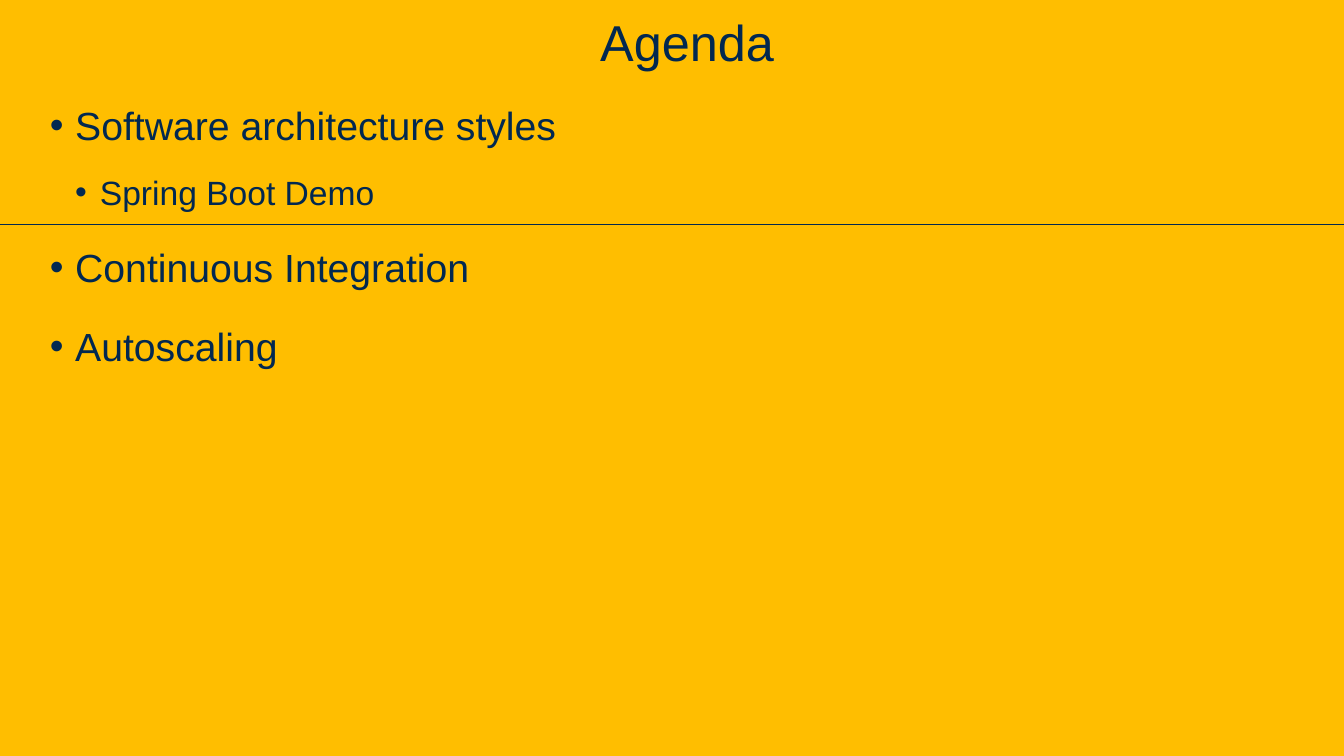
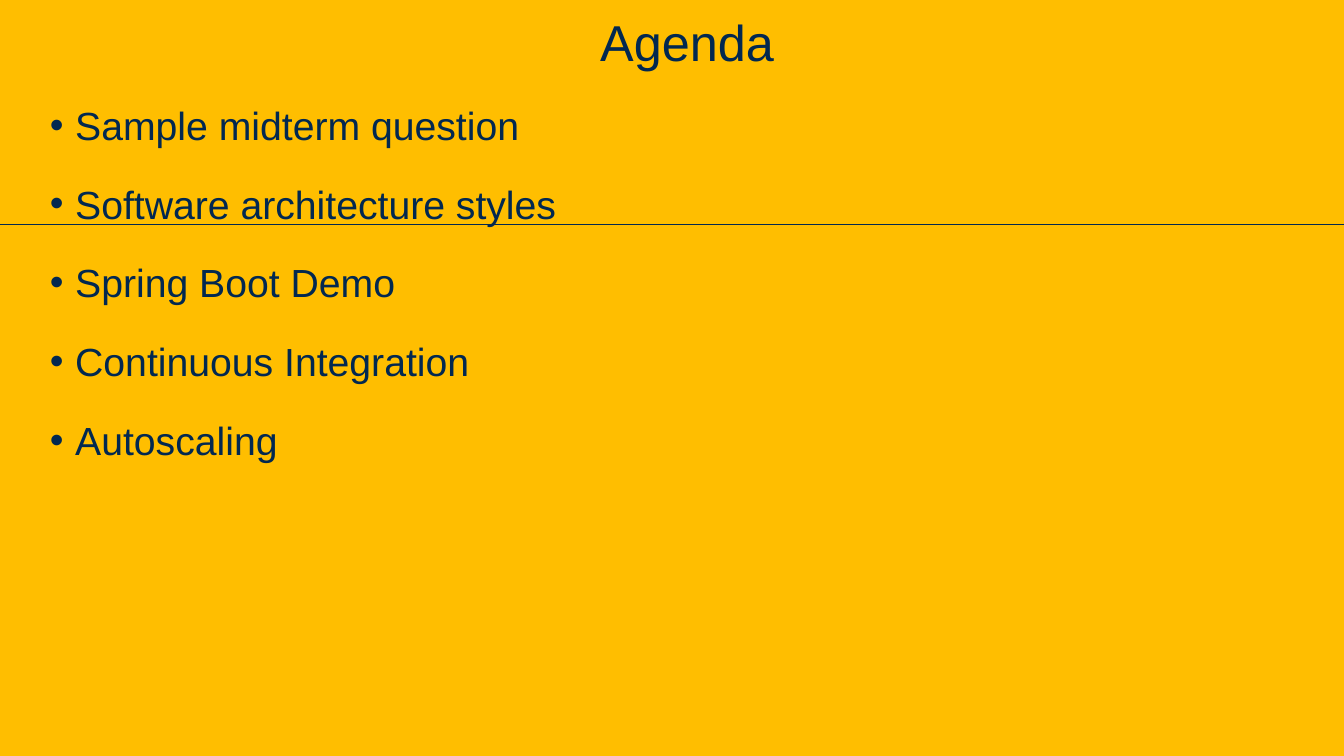
Before and after one commit to davsec-teaching/ecs160-f25, a slide deck: slide 42 of slides/6_software_architecture.pptx (slide 43 before the commit). Drawn at 1344x756 pixels with LibreOffice and Linux fonts; fonts in the diff are those of the drawing; background and template pictures are left out. Boxes give left, top, right and bottom in pixels: in the first picture for what was removed or moved away, otherwise in the second. Text is boxed around its words. In the diff, an @@ line names an element or a change of style, - is before the commit and + after.

Commit message:
updates

```diff
--- a/slides/6_software_architecture.pptx
+++ b/slides/6_software_architecture.pptx
@@ text at [75, 111, 519, 148]: paragraph added @@
+• Sample midterm question
@@ text at [75, 268, 395, 305]: size 24 to 28 pt in "Spring Boot Demo"; list level 2 to 1 in "Spring Boot Demo" @@
```
Also in this commit, not shown: 1 slide added, 1 slide removed.
